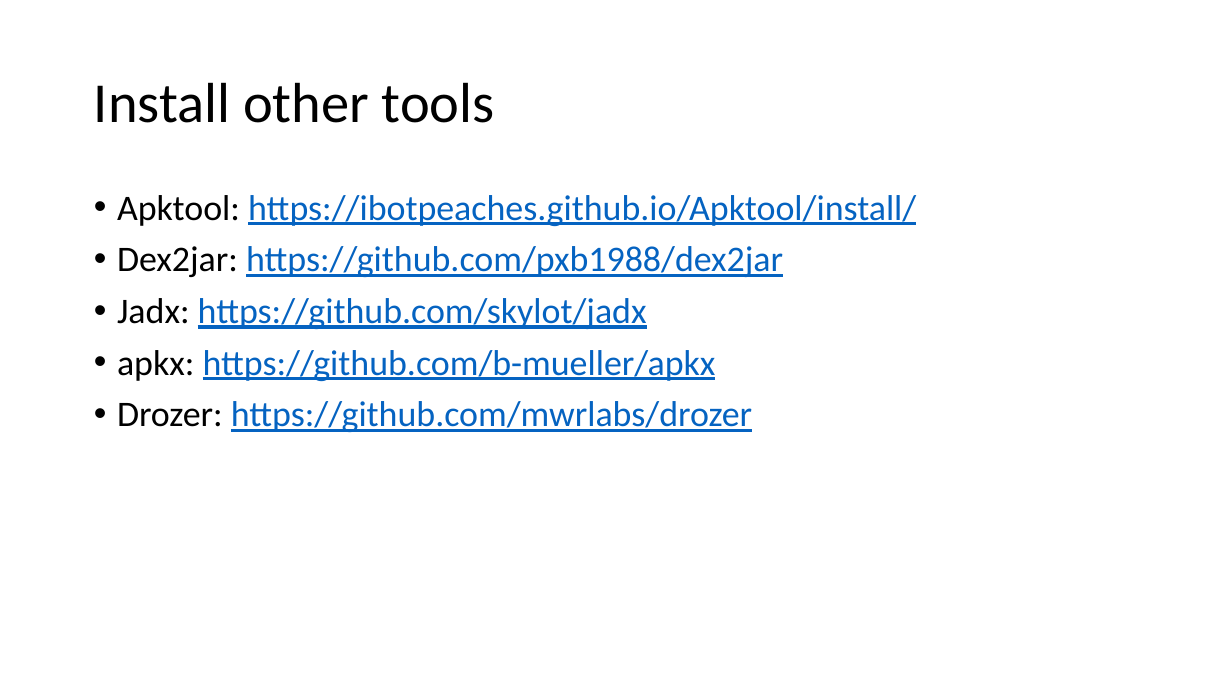
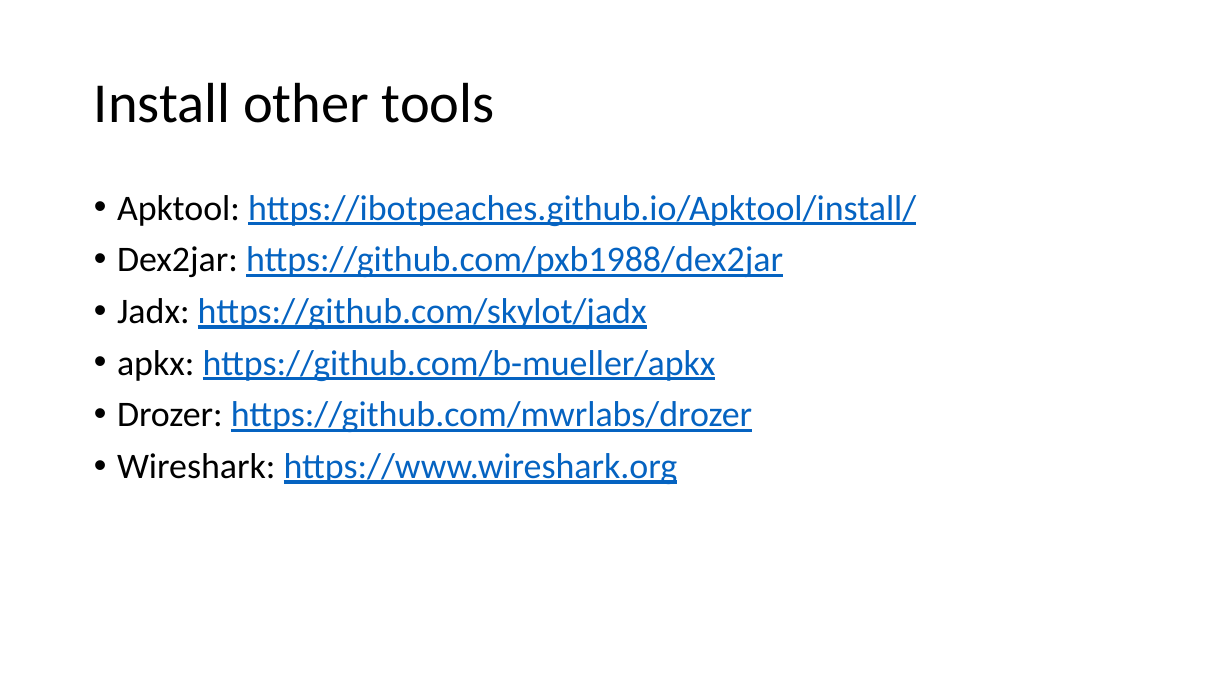
Before and after one commit to testrockytesting/OWASP-Bay-Area, a slide deck: slide 18 of Preparation-Bay-Area-Workshop.pptx. Drawn at 1232x693 pixels with LibreOffice and Linux fonts; fonts in the diff are those of the drawing. Boxes give left, top, right and bottom in pixels: in the first picture for what was removed or moved away, otherwise in the second. Text is boxed around its words. In the diff, an @@ line names an element or a change of style, - is before the commit and + after.

Commit message:
Updated bay area presentation

```diff
--- a/Preparation-Bay-Area-Workshop.pptx
+++ b/Preparation-Bay-Area-Workshop.pptx
@@ text at [117, 453, 678, 484]: paragraph added @@
+• Wireshark: https://www.wireshark.org
```
